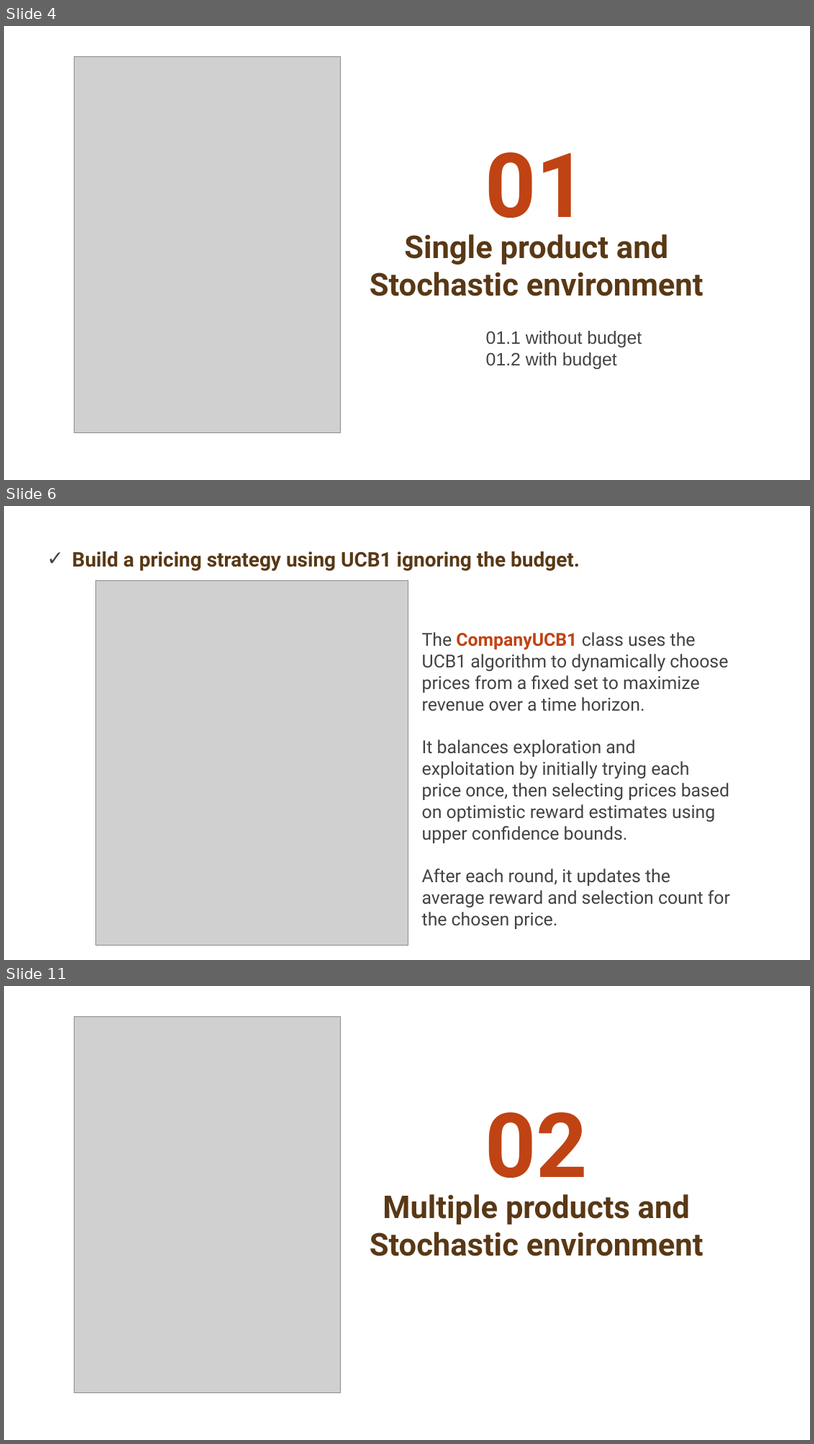
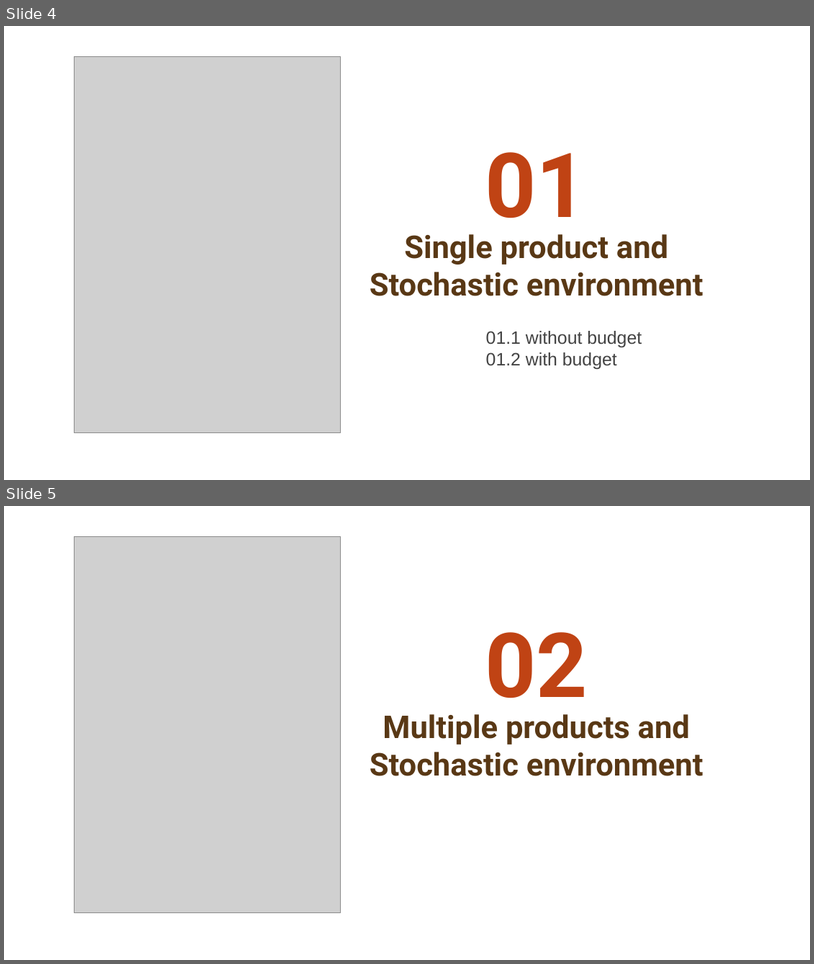
Before and after one commit to matteopasqual02/OLA-2025-project, a slide deck: presentation.pptx. Shown one above the other, each under a label of ours: slides 4, 6 and 11 before the commit, slides 4 and 5 after it; the slides between them are not shown. The pictures are 814x1444 and 814x964 pixels, drawn with LibreOffice and Linux fonts; fonts in the diff are those of the drawing; grey boxes stand for pictures; background and template pictures are left out. Boxes give left, top, right and bottom in pixels: in the first picture for what was removed or moved away, otherwise in the second. Text is boxed around its words. In the diff, an @@ line names an element or a change of style, - is before the commit and + after.

```diff
--- a/presentation.pptx
+++ b/presentation.pptx
@@ slide 6 removed at box(4, 506, 810, 960), background picture (left out) @@
@@ title removed at box(72, 551, 580, 571) @@
-✓ Build a pricing strategy using UCB1 ignoring the budget.
@@ picture removed at box(96, 580, 408, 944) @@
@@ text removed at box(422, 632, 730, 907) @@
-The CompanyUCB1 class uses the UCB1 algorithm to dynamically choose prices from a fixed set to maximize revenue over a time horizon.
-It balances exploration and exploitation by initially trying each price once, then selecting prices based on optimistic reward estimates using upper confidence bounds.
-After each round, it updates the average reward and selection count for the chosen price.
@@ what was slide 11 is now slide 5 @@
```
Also in this commit, not shown: 7 other slides removed, 2 other files.
